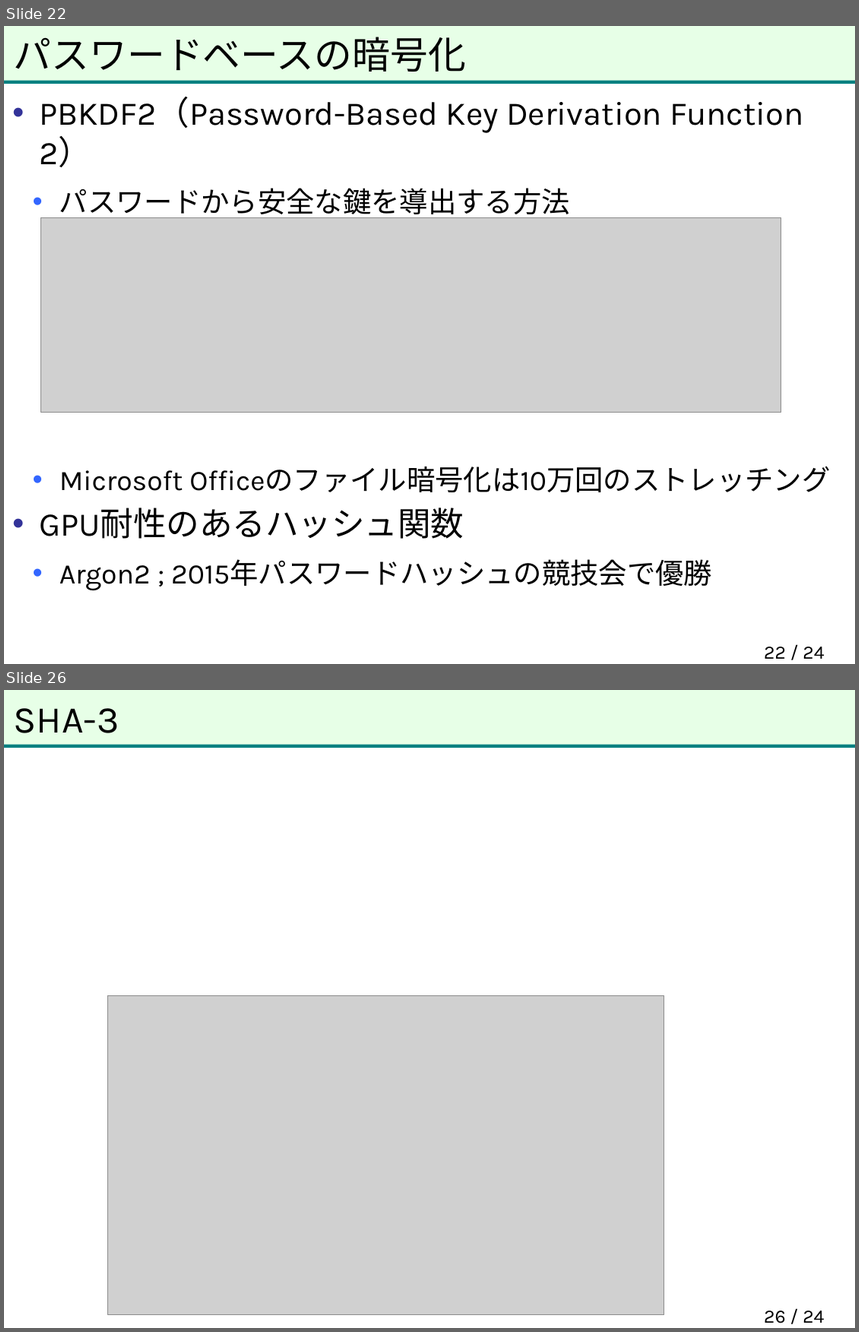
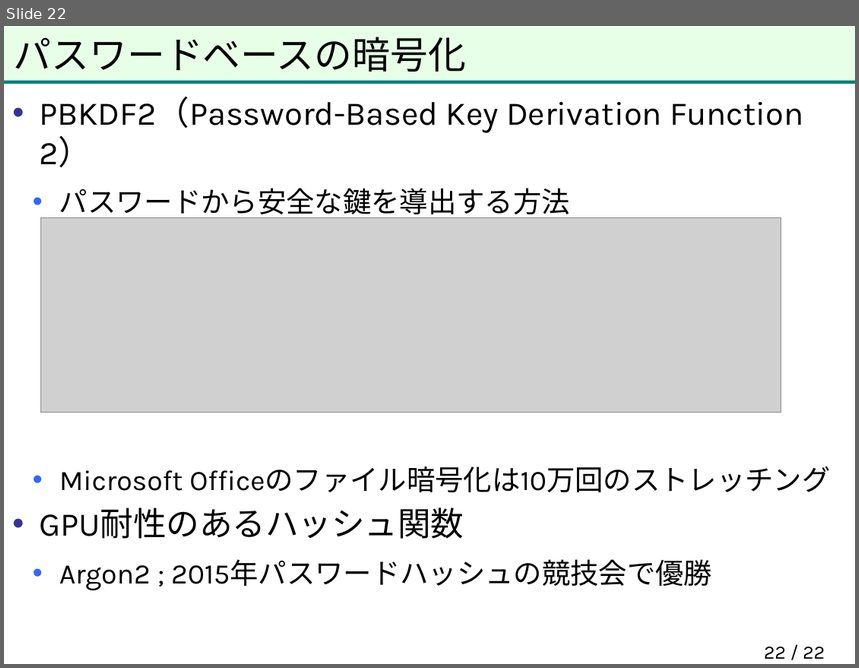
Before and after one commit to herumi/anninbon, a slide deck: lec/anninbon6.pptx. Shown one above the other, each under a label of ours: slides 22 and 26 before the commit, slide 22 after it; the slides between them are not shown. The pictures are 859x1332 and 859x668 pixels, drawn with LibreOffice and Linux fonts; fonts in the diff are those of the drawing; grey boxes stand for pictures; background and template pictures are left out. Boxes give left, top, right and bottom in pixels: in the first picture for what was removed or moved away, otherwise in the second. Text is boxed around its words. In the diff, an @@ line names an element or a change of style, - is before the commit and + after.

```diff
--- a/lec/anninbon6.pptx
+++ b/lec/anninbon6.pptx
@@ slide 26 removed at (4,690,855,1328), background picture (left out); not listed: 2 template elements that a slide beside it also shows @@
@@ title removed at (14,708,120,733) @@
-SHA-3
@@ picture removed at (108,996,664,1315) @@
@@ page number removed at (764,1311,824,1324) @@
-26 / 24
@@ page number at (764,647,825,659): text changed @@
-22 / 24
+22 / 22
```
Also in this commit, not shown: 15 other slides removed, 1 other file.
